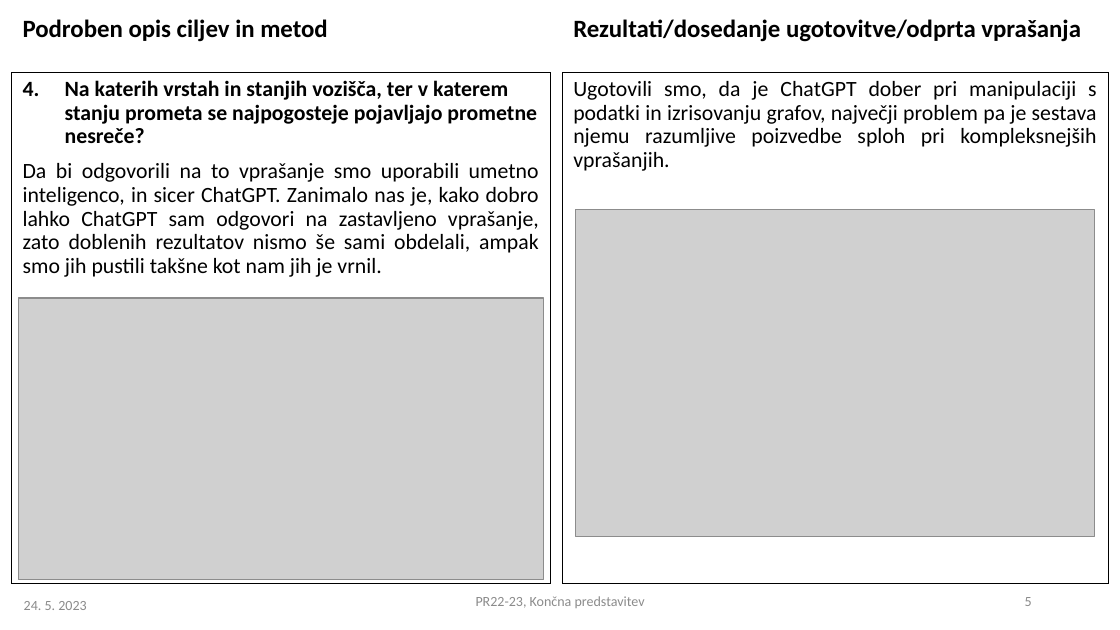
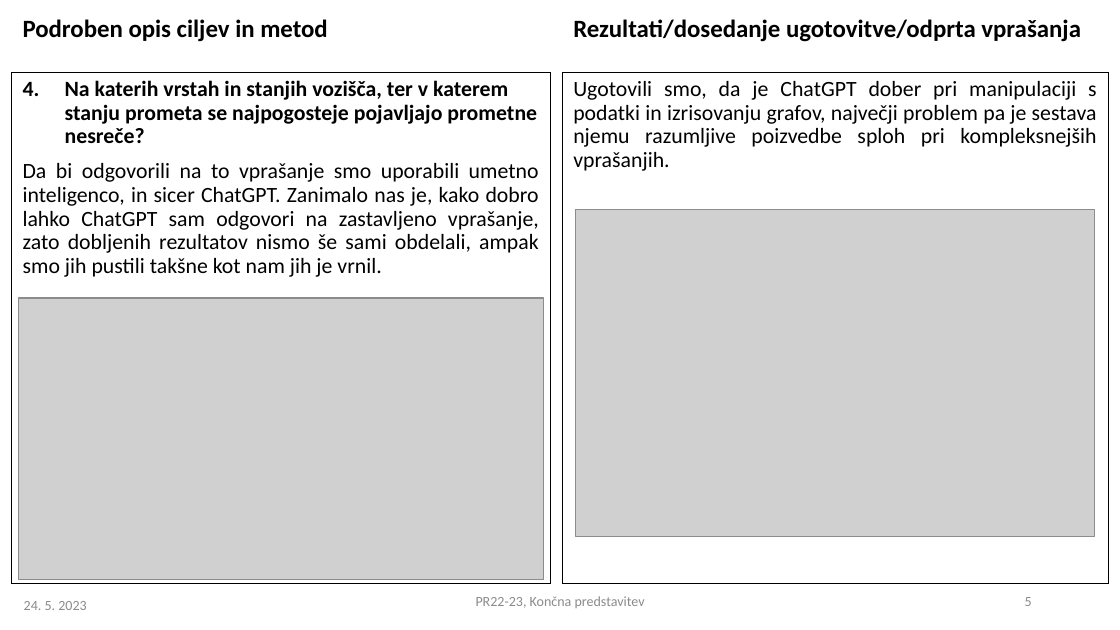
Before and after one commit to xp3rt4g/PR22TPTJAG, a slide deck: slide 5 of PR2022-23_koncna_10.pptx. Drawn at 1120x630 pixels with LibreOffice and Linux fonts; fonts in the diff are those of the drawing; grey boxes stand for pictures. Boxes give left, top, right and bottom in pixels: in the first picture for what was removed or moved away, otherwise in the second. Text is boxed around its words. In the diff, an @@ line names an element or a change of style, - is before the commit and + after.

Commit message:
fixed typo

```diff
--- a/PR2022-23_koncna_10.pptx
+++ b/PR2022-23_koncna_10.pptx
@@ text at (23,163,539,277): text changed @@
-Da bi odgovorili na to vprašanje smo uporabili umetno inteligenco, in sicer ChatGPT. Zanimalo nas je, kako dobro lahko ChatGPT sam odgovori na zastavljeno vprašanje, zato doblenih rezultatov nismo še sami obdelali, ampak smo jih pustili takšne kot nam jih je vrnil.
+Da bi odgovorili na to vprašanje smo uporabili umetno inteligenco, in sicer ChatGPT. Zanimalo nas je, kako dobro lahko ChatGPT sam odgovori na zastavljeno vprašanje, zato dobljenih rezultatov nismo še sami obdelali, ampak smo jih pustili takšne kot nam jih je vrnil.
```
Also in this commit, not shown: 1 other slide changed.
